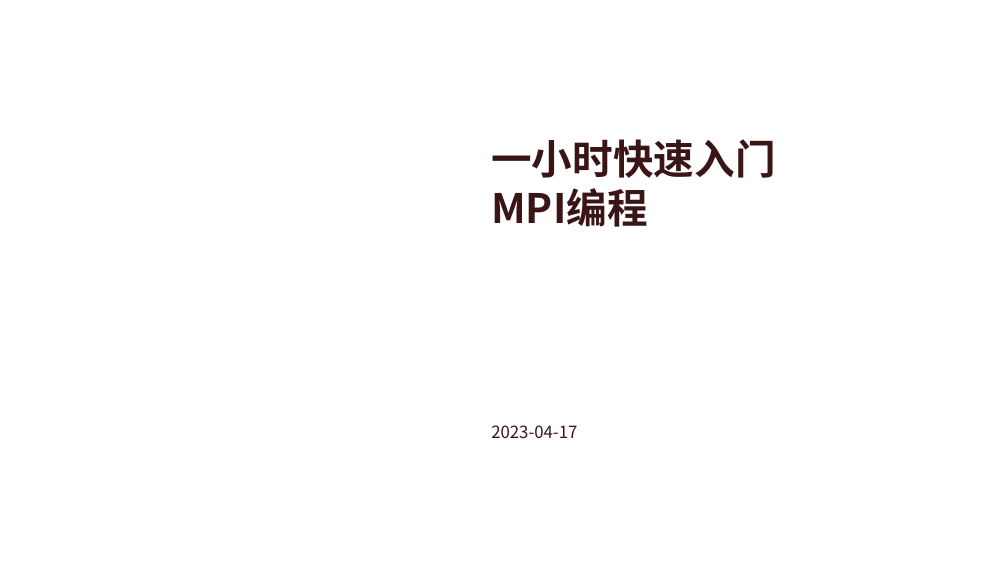
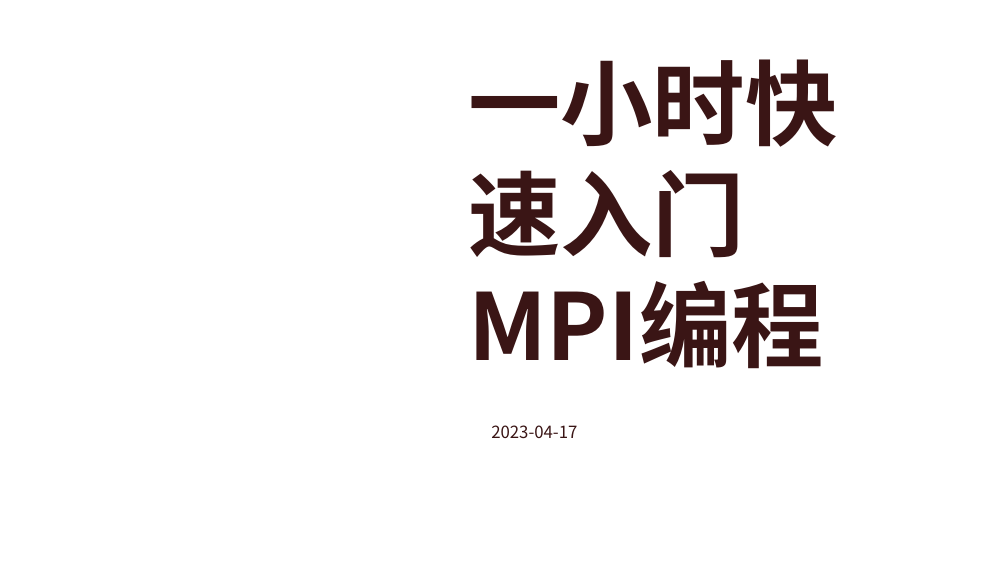
Before and after one commit to xws117/Bilibili-tutorial, a slide deck: slide 1 of MPI.pptx. Drawn at 1008x567 pixels with LibreOffice and Linux fonts; fonts in the diff are those of the drawing; background and template pictures are left out. Boxes give left, top, right and bottom in pixels: in the first picture for what was removed or moved away, otherwise in the second. Text is boxed around its words. In the diff, an @@ line names an element or a change of style, - is before the commit and + after.

```diff
--- a/MPI.pptx
+++ b/MPI.pptx
@@ text "一小时快速入门": place and size @@
-text "一小时快速入门" at box(491, 139, 775, 227)
+text "一小时快速入门" at box(468, 59, 838, 369)
@@ text "一小时快速入门" at box(468, 59, 838, 369): size 29 to 66 pt @@
```
Also in this commit, not shown: 1 other slide changed.
